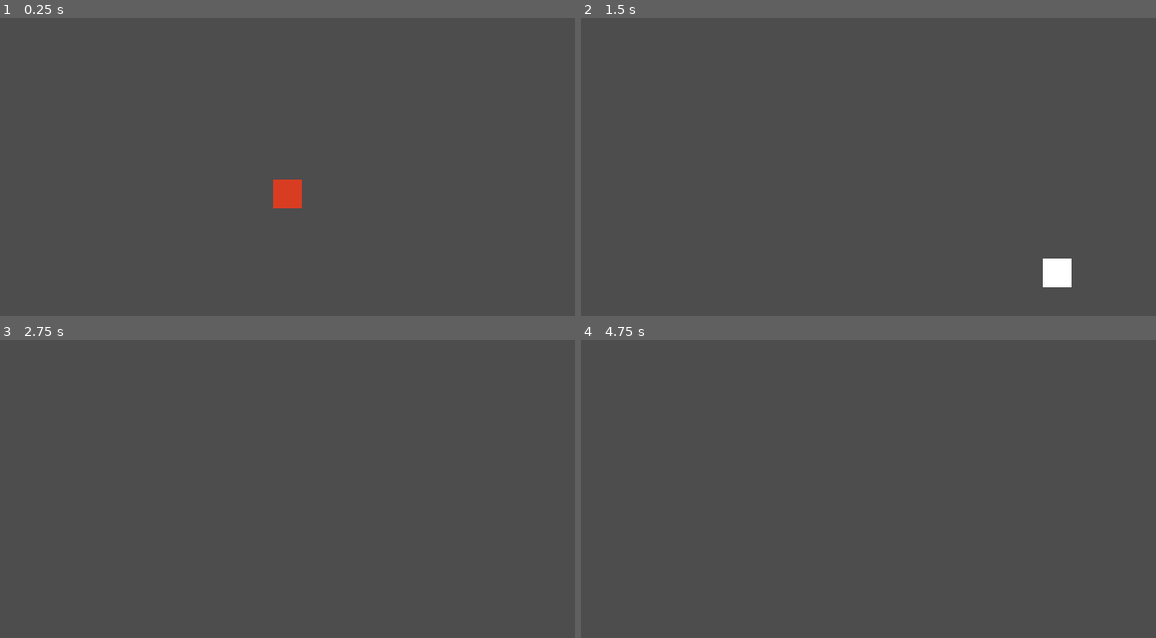
Above: before the commit, frames 1-4 (two rows, left to right).
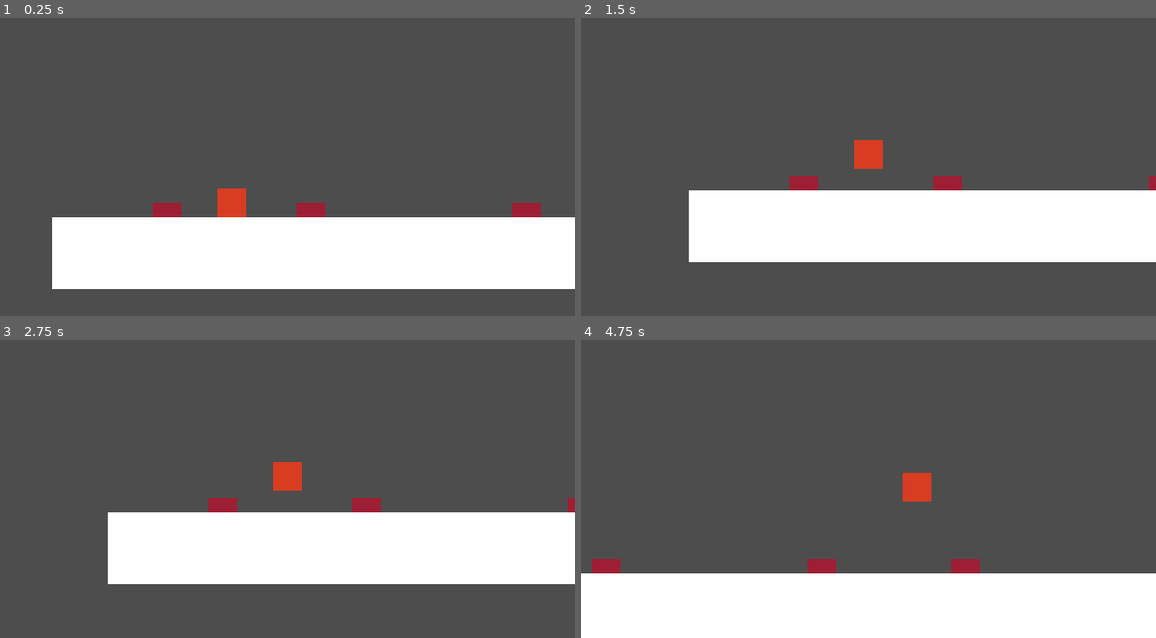
Above: after the commit, the same moments.

Repository: NK-1-10/Godot-Strange-Places
Game: Godot game, scene res://main.tscn
Same seed, same stepped clock (60 frames per second), same inputs: the game is played once before the commit and once after it. Before the commit the project starts from res://Character.tscn.
Inputs:
- Up to frame 1 (0.25 s): no input
- Up to frame 2 (1.5 s): hold D (Right) from 0.53 s (still down); tap Space (Jump) at 0.6, 0.77, 1.07 s; tap Q (Switch) at 1.35 s
- Up to frame 3 (2.75 s): tap Space (Jump) at 1.52, 1.55, 1.82, 2.1 s; release D (Right) at 2.03 s; hold A (Left) from 2.03 s (still down)
- Up to frame 4 (4.75 s): release A (Left) at 2.78 s; hold D (Right) 2.78-4.28 s; tap Q (Switch) at 2.85, 4.35 s; tap Space (Jump) at 3.02, 3.05, 3.32, 3.6, 3.77, 4.07, 4.52, 4.55 s; hold A (Left) from 4.28 s (still down)

The runs differ from the first frame. In frame 1, 24% of the frame differs, in the area x 9-100%, y 54-91%; in frame 2, 21%; in frame 3, 21%; in frame 4, 23%.

Commit message:
jump - tap or hold
Tagad  kad tappo space, kvadrāts mazāk paceļas uz augšu, nekā turot space

Diff:
--- a/character_body_2d.gd
+++ b/character_body_2d.gd
@@ -21,6 +21,11 @@
 
 func _physics_process(delta: float) -> void:
 	velocity += get_gravity() * delta
+
+	#Ejam augšā un palaiž vaļā
+	if Input.is_action_just_released("Jump") and velocity.y < 0:
+		velocity.y *= 0.5
+
 
 	if(is_on_floor()):
 		Can_Jump = true
--- a/main.tscn
+++ b/main.tscn
@@ -23,7 +23,7 @@
 [node name="Main" type="Node2D" unique_id=387650175]
 
 [node name="Character" parent="." unique_id=2144189251 instance=ExtResource("1_ig7tw")]
-position = Vector2(53, 62)
+position = Vector2(-348, 140)
 
 [node name="StaticBody2D" type="StaticBody2D" parent="." unique_id=10270301]
 
--- a/project.godot
+++ b/project.godot
@@ -11,7 +11,7 @@
 [application]
 
 config/name="Strange Places"
-run/main_scene="uid://cgkpqrev3vci0"
+run/main_scene="uid://dt7vglkjbyl36"
 config/features=PackedStringArray("4.6", "GL Compatibility")
 config/icon="res://icon.svg"
 
Not shown: 1 places in Character.tscn that only renumber resources
Not shown: 1 places in main.tscn that only renumber resources
